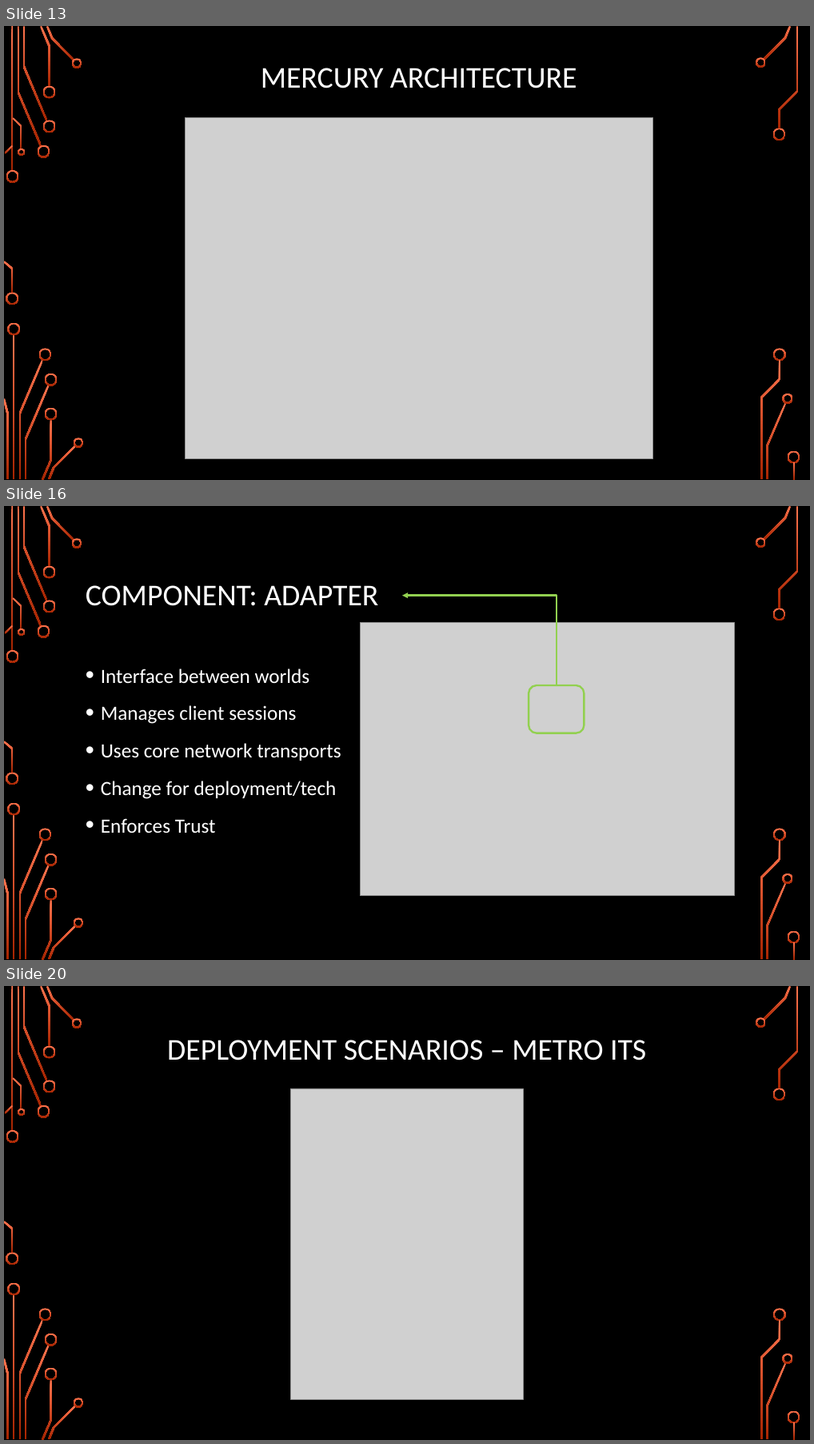
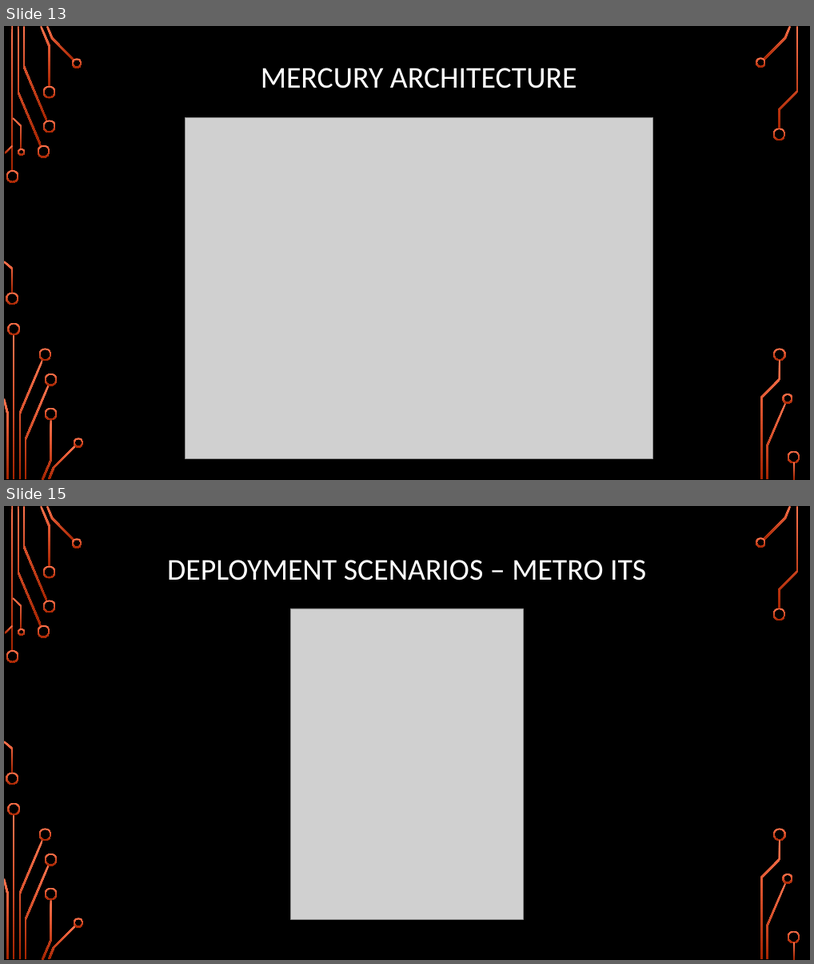
Before and after one commit to TejaKommineni/Mercury, a slide deck: presentation/Mercury-Part1.pptx. Shown one above the other, each under a label of ours: slides 13, 16 and 20 before the commit, slides 13 and 15 after it; the slides between them are not shown. The pictures are 814x1444 and 814x964 pixels, drawn with LibreOffice and Linux fonts; fonts in the diff are those of the drawing; grey boxes stand for pictures; background and template pictures are left out. Boxes give left, top, right and bottom in pixels: in the first picture for what was removed or moved away, otherwise in the second. Text is boxed around its words. In the diff, an @@ line names an element or a change of style, - is before the commit and + after.

```diff
--- a/presentation/Mercury-Part1.pptx
+++ b/presentation/Mercury-Part1.pptx
@@ slide 16 removed at (4, 506, 810, 960), background picture (left out); not listed: 36 template elements that a slide beside it also shows @@
@@ title removed at (86, 585, 378, 606) @@
-COMPONENT: ADAPTER
@@ elbow arrow removed from (557, 685) to (402, 596) @@
@@ picture removed at (360, 623, 734, 896) @@
@@ text removed at (101, 668, 341, 833) @@
-• Interface between worlds
-• Manages client sessions
-• Uses core network transports
-• Change for deployment/tech
-• Enforces Trust
@@ rounded rectangle removed at (529, 685, 585, 733) @@
@@ what was slide 20 is now slide 15 @@
```
Also in this commit, not shown: 1 slide changed, 4 other slides removed.
